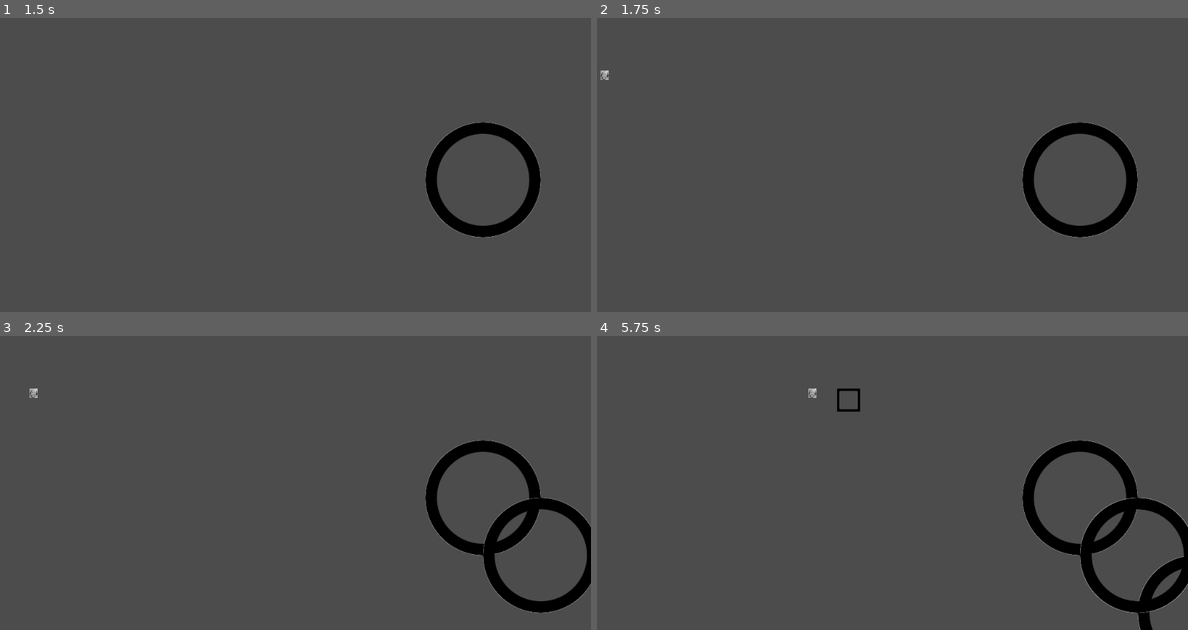
Above: before the commit, frames 1-4 (two rows, left to right).
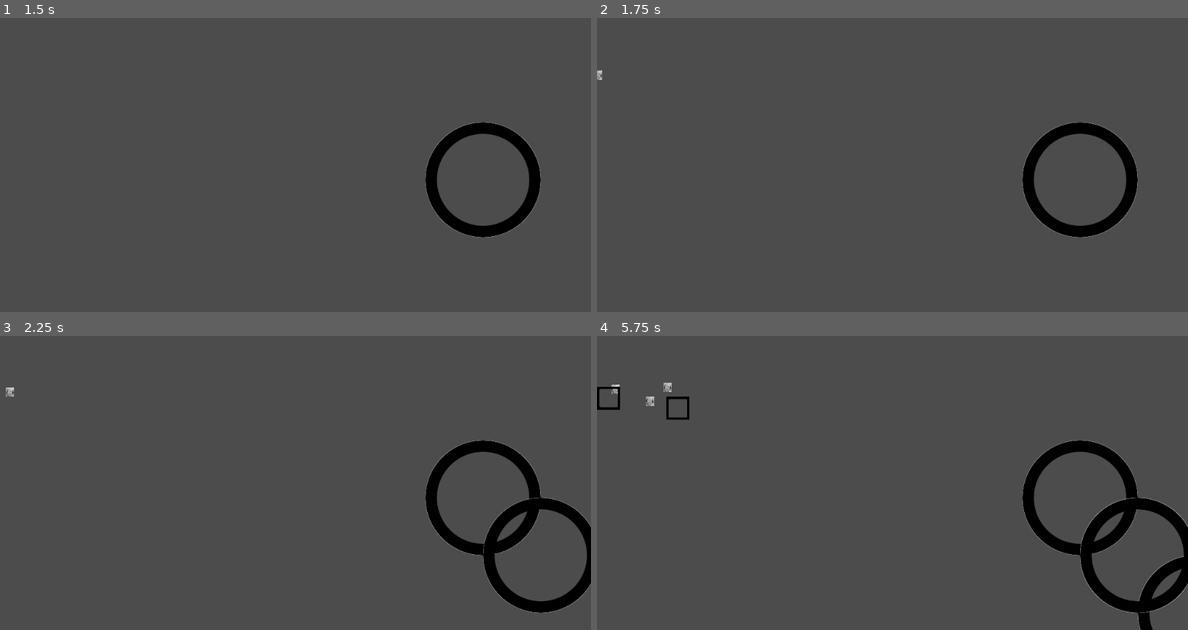
Above: after the commit, the same moments.

Repository: bjornarprytz/TowerLearning
Game: Godot game, scene res://splash/splash.tscn
The game is run twice, just before and just after one commit, with the same random seed, the same clock (stepped at 60 frames per second) and the same inputs.
Inputs (mouse positions are in pixels of both pictures, inside the frame that each line leads up to):
- Up to frame 1 (1.5 s): click "Play" at 0.5 s; tap Enter at 1.25 s; move the mouse to (425, 120) at 1.27 s; click (425, 120) at 1.42 s
- Up to frame 2 (1.75 s): no input
- Up to frame 3 (2.25 s): click (484, 497) at 2 s
- Up to frame 4 (5.75 s): click (1140, 556) at 2.77 s; click (1081, 497) at 3.5 s; click (1140, 556) at 4.27 s; click (1081, 497) at 5 s

Frame 1 is identical in both runs. In frame 2, less than 0.1% of the frame differs, in the area x 0-2%, y 17-22%; in frame 3, less than 0.1%; in frame 4, 0.5%, in the area x 0-45%, y 15-29%.

Commit message:
Part of last commit

Diff:
--- a/enemies/basic_enemy.tscn
+++ b/enemies/basic_enemy.tscn
@@ -1,7 +1,7 @@
 [gd_scene load_steps=4 format=2]
 
 [ext_resource path="res://enemies/Enemy.png" type="Texture" id=1]
-[ext_resource path="res://enemies/basic_enemy.gd" type="Script" id=2]
+[ext_resource path="res://enemies/enemy_behaviour.gd" type="Script" id=2]
 
 [sub_resource type="RectangleShape2D" id=1]
 
--- a/enemies/basic_enemy.gd
+++ b/enemies/enemy_behaviour.gd
@@ -5,6 +5,7 @@
 
 # Called when the node enters the scene tree for the first time.
 func _ready():
+	add_to_group("enemies")
 	pass # Replace with function body.
 
 # Called every frame. 'delta' is the elapsed time since the previous frame.
--- a/level/event_handler.gd
+++ b/level/event_handler.gd
@@ -25,7 +25,6 @@
 		var t = tower.instance()
 		t.set_position(event.position)
 		add_child(t)
-		print(get_children())
 
 
 # Called every frame. 'delta' is the elapsed time since the previous frame.
@@ -38,17 +37,16 @@
 
 
 func _spawn_enemy():
-
-	print("spawning enemy!")
 	randomize()
-	var x = (randi() % 60) - 30
+	var x = (randi() % 20)
+	var y = (randi() % 10) - 5
 
 	var e = enemy.instance()
 
 	if (x % 2 == 0):
-		e.initialize(light_enemy, Vector2(x, 0))
+		e.initialize(light_enemy, Vector2(x, y).normalized())
 	else:
-		e.initialize(heavy_enemy, Vector2(x, 0))
+		e.initialize(heavy_enemy, Vector2(x, y).normalized())
 
 	e.set_position(Vector2(10, 200))
 	add_child(e)
--- /dev/null
+++ b/towers/TowerStats.gd
@@ -0,0 +1,8 @@
+extends Resource
+class_name TowerStats
+
+export(String) var tower_type ="Arrow Tower"
+export(int) var health = 100
+export(int) var attack_damage = 100
+export(int) var attack_range = 100
+export(float) var attack_speed = 100
--- a/towers/basic_tower.gd
+++ /dev/null
@@ -1,15 +0,0 @@
-extends TextureButton
-
-
-onready var attackRange = get_node("AttackRange/CollisionShape2D").shape.radius
-
-
-# Called when the node enters the scene tree for the first time.
-func _ready():
-	print(attackRange)
-	pass # Replace with function body.
-
-
-# Called every frame. 'delta' is the elapsed time since the previous frame.
-#func _process(delta):
-#	pass
--- a/towers/basic_tower.tscn
+++ b/towers/basic_tower.tscn
@@ -1,7 +1,7 @@
 [gd_scene load_steps=4 format=2]
 
 [ext_resource path="res://towers/tower.png" type="Texture" id=1]
-[ext_resource path="res://towers/basic_tower.gd" type="Script" id=2]
+[ext_resource path="res://towers/tower_behaviour.gd" type="Script" id=2]
 
 [sub_resource type="CircleShape2D" id=1]
 radius = 325.0
@@ -22,3 +22,5 @@
 [node name="CollisionShape2D" type="CollisionShape2D" parent="AttackRange"]
 position = Vector2( 100, 100 )
 shape = SubResource( 1 )
+[connection signal="area_entered" from="AttackRange" to="." method="_on_AttackRange_area_entered"]
+[connection signal="area_exited" from="AttackRange" to="." method="_on_AttackRange_area_exited"]
--- /dev/null
+++ b/towers/data/arrow.tres
@@ -0,0 +1,11 @@
+[gd_resource type="Resource" load_steps=2 format=2]
+
+[ext_resource path="res://towers/TowerStats.gd" type="Script" id=1]
+
+[resource]
+script = ExtResource( 1 )
+tower_type = "Arrow Tower"
+health = 100
+attack_damage = 20
+attack_range = 200
+attack_speed = 2.0
--- /dev/null
+++ b/towers/data/laser.tres
@@ -0,0 +1,11 @@
+[gd_resource type="Resource" load_steps=2 format=2]
+
+[ext_resource path="res://towers/TowerStats.gd" type="Script" id=1]
+
+[resource]
+script = ExtResource( 1 )
+tower_type = "Laser Tower"
+health = 100
+attack_damage = 5
+attack_range = 300
+attack_speed = 1.0
--- /dev/null
+++ b/towers/tower_behaviour.gd
@@ -0,0 +1,38 @@
+extends TextureButton
+
+
+onready var attackRange = get_node("AttackRange/CollisionShape2D")
+onready var sprite = get_node("TextureRect")
+
+var stats : TowerStats
+var targets = []
+
+# Called when the node enters the scene tree for the first time.
+func _ready():
+	pass
+
+func initialize(_stats: TowerStats) -> void:
+	stats = _stats
+	sprite.texture = stats.sprite
+	attackRange.shape.radius = stats.attack_range
+
+
+# Called every frame. 'delta' is the elapsed time since the previous frame.
+#func _process(delta):
+#	pass
+
+func _on_AttackRange_area_entered(area):
+	print("Body entered")
+	if area.is_in_group("enemies"):
+		targets.append(area)
+		print("target acquired: ", area)
+
+
+func _on_AttackRange_area_exited(area):
+	print("Body exited")
+	if area.is_in_group("enemies"):
+		var i = targets.find(area)
+		if i == -1:
+			return
+		targets.remove(i)
+		print("target lost: ", area)
--- a/towers/tower_stats.gd
+++ /dev/null
@@ -1,17 +0,0 @@
-extends Resource
-
-
-export(String) var tower_type ="Arrow Tower"
-export(int) var health = 100
-export(int) var attack_damage = 100
-export(int) var attack_range = 100
-export(float) var attack_speed = 100
-
-# Called when the node enters the scene tree for the first time.
-func _ready():
-	pass # Replace with function body.
-
-
-# Called every frame. 'delta' is the elapsed time since the previous frame.
-#func _process(delta):
-#	pass
